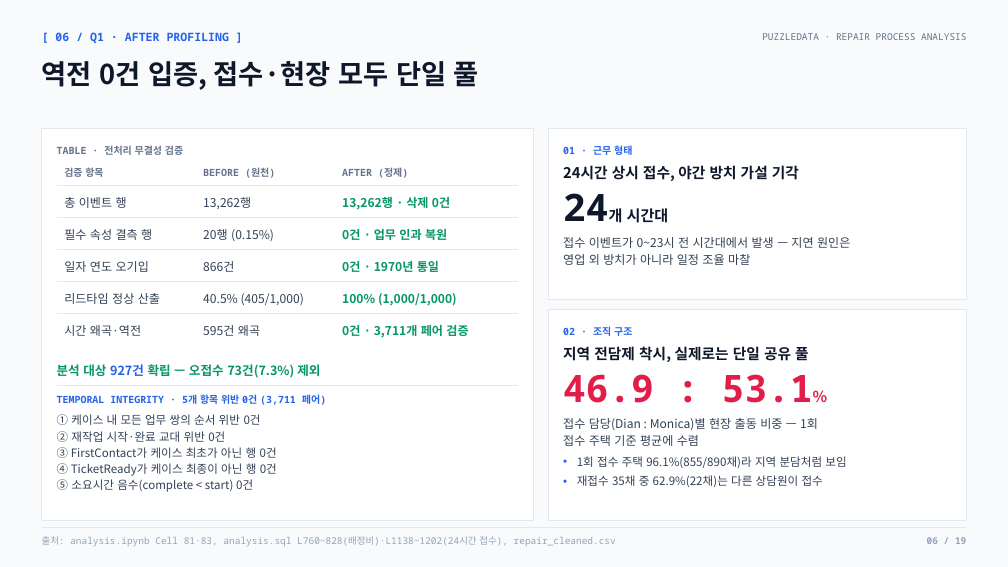
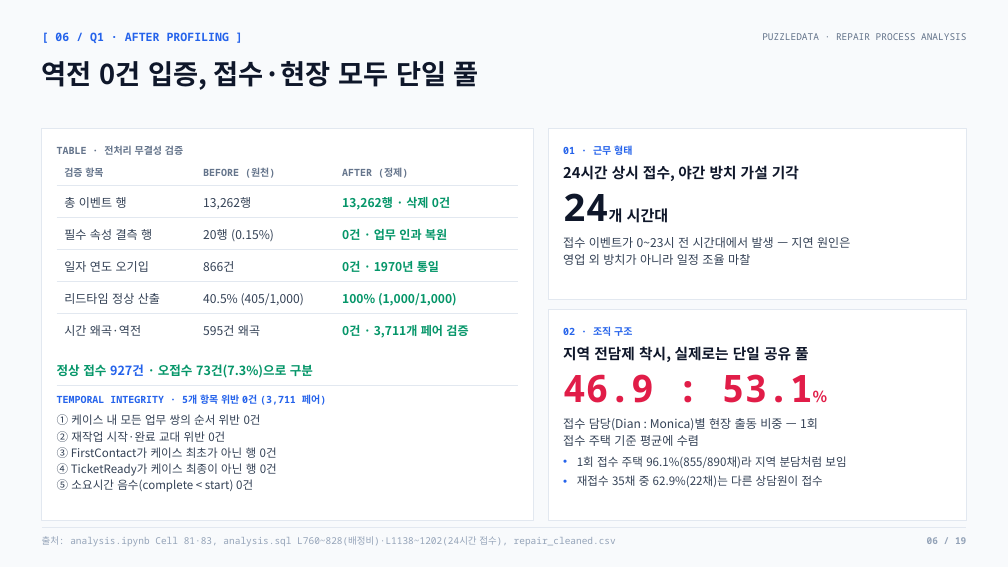
Before and after one commit to nus1245/puzzle_data, a slide deck: slide 6 of outputs/pptx/puzzledata_repair_report.pptx. Drawn at 1008x567 pixels with LibreOffice and Linux fonts; fonts in the diff are those of the drawing. Boxes give left, top, right and bottom in pixels: in the first picture for what was removed or moved away, otherwise in the second. Text is boxed around its words. In the diff, an @@ line names an element or a change of style, - is before the commit and + after.

```diff
--- a/outputs/pptx/puzzledata_repair_report.pptx
+++ b/outputs/pptx/puzzledata_repair_report.pptx
@@ text at (x1=57, y1=364, x2=313, y2=378): text changed @@
-분석 대상 927건 확립 — 오접수 73건(7.3%) 제외
+정상 접수 927건 · 오접수 73건(7.3%)으로 구분
```
Also in this commit, not shown: 4 other slides changed, 4 other files.
